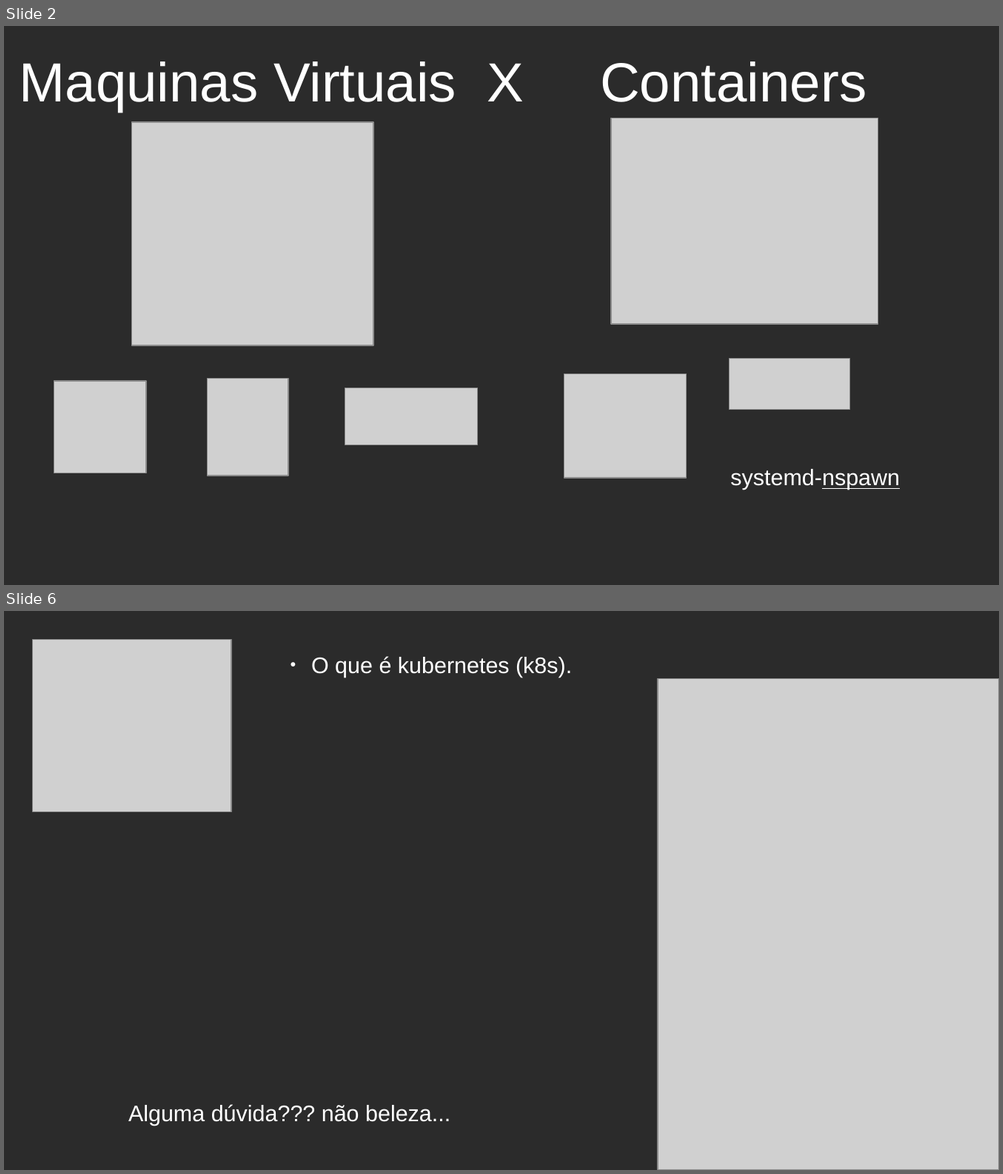
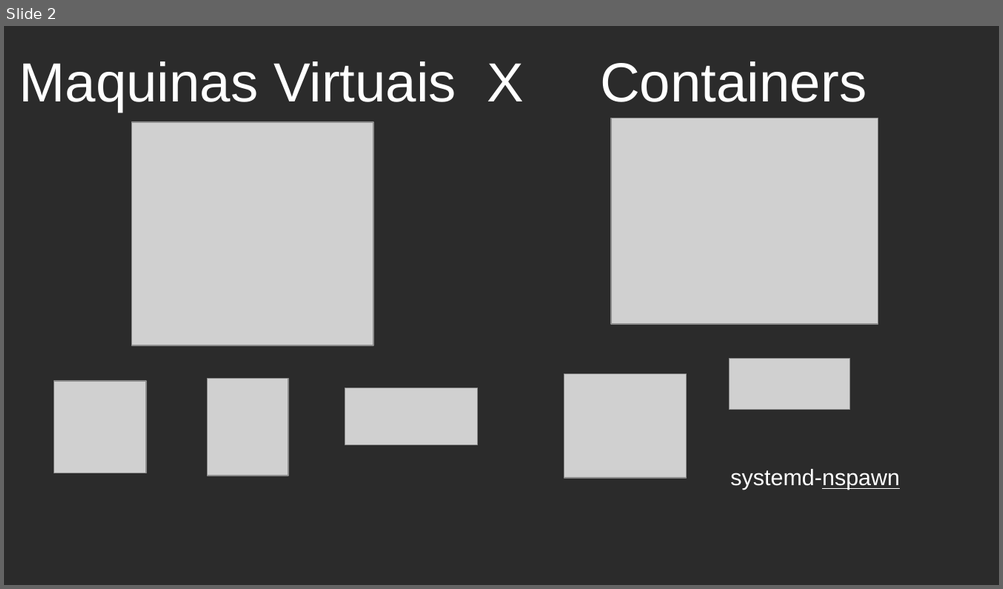
Before and after one commit to celsonery/kubernetes-docs, a slide deck: apresentacao_docker_kubernetes/apresentacao.odp. Shown one above the other, each under a label of ours: slides 2 and 6 before the commit, slide 2 after it; the slides between them are not shown. The pictures are 1003x1174 and 1003x589 pixels, drawn with LibreOffice and Linux fonts; fonts in the diff are those of the drawing; grey boxes stand for pictures; background and template pictures are left out; a plain dark background stands for a picture behind light text. Boxes give left, top, right and bottom in pixels: in the first picture for what was removed or moved away, otherwise in the second. Text is boxed around its words. In the diff, an @@ line names an element or a change of style, - is before the commit and + after.

```diff
--- a/apresentacao_docker_kubernetes/apresentacao.odp
+++ b/apresentacao_docker_kubernetes/apresentacao.odp
@@ slide 6 removed at <box>4,611,999,1170</box>, background picture (left out) @@
@@ picture removed at <box>32,639,230,812</box> @@
@@ text removed at <box>311,656,572,678</box> @@
-● O que é kubernetes (k8s).
@@ picture removed at <box>657,678,999,1170</box> @@
@@ text removed at <box>128,1105,450,1126</box> @@
-Alguma dúvida??? não beleza...
```
Also in this commit, not shown: 3 slides changed, 6 slides added, 2 other slides removed, 6 other files.
